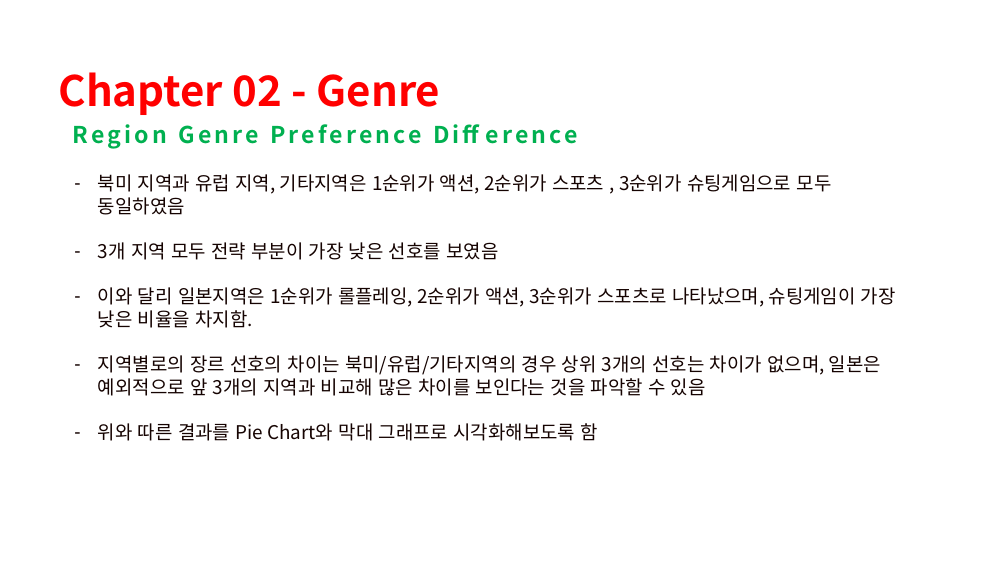
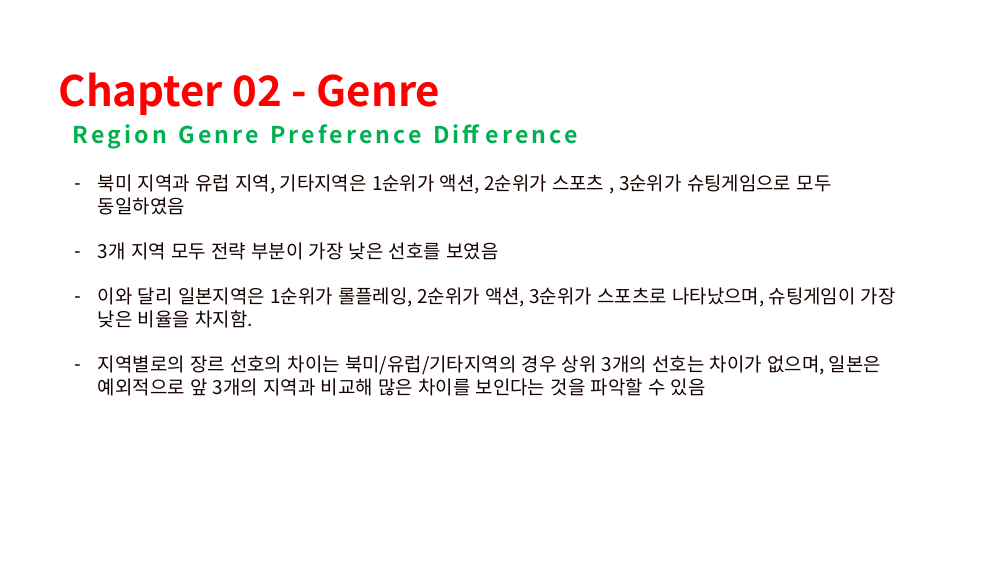
Before and after one commit to kmukhs/AIB17_Section1_Project, a slide deck: slide 8 of AIB17_Section1_Project_김현섭.pptx (slide 10 before the commit). Drawn at 1008x567 pixels with LibreOffice and Linux fonts; fonts in the diff are those of the drawing; background and template pictures are left out. Boxes give left, top, right and bottom in pixels: in the first picture for what was removed or moved away, otherwise in the second. Text is boxed around its words. In the diff, an @@ line names an element or a change of style, - is before the commit and + after.

```diff
--- a/AIB17_Section1_Project_김현섭.pptx
+++ b/AIB17_Section1_Project_김현섭.pptx
@@ text at (98,423,598,441): paragraph removed @@
-  – 위와 따른 결과를 Pie Chart와 막대 그래프로 시각화해보도록 함
```
Also in this commit, not shown: 19 other slides changed, 10 slides removed.
